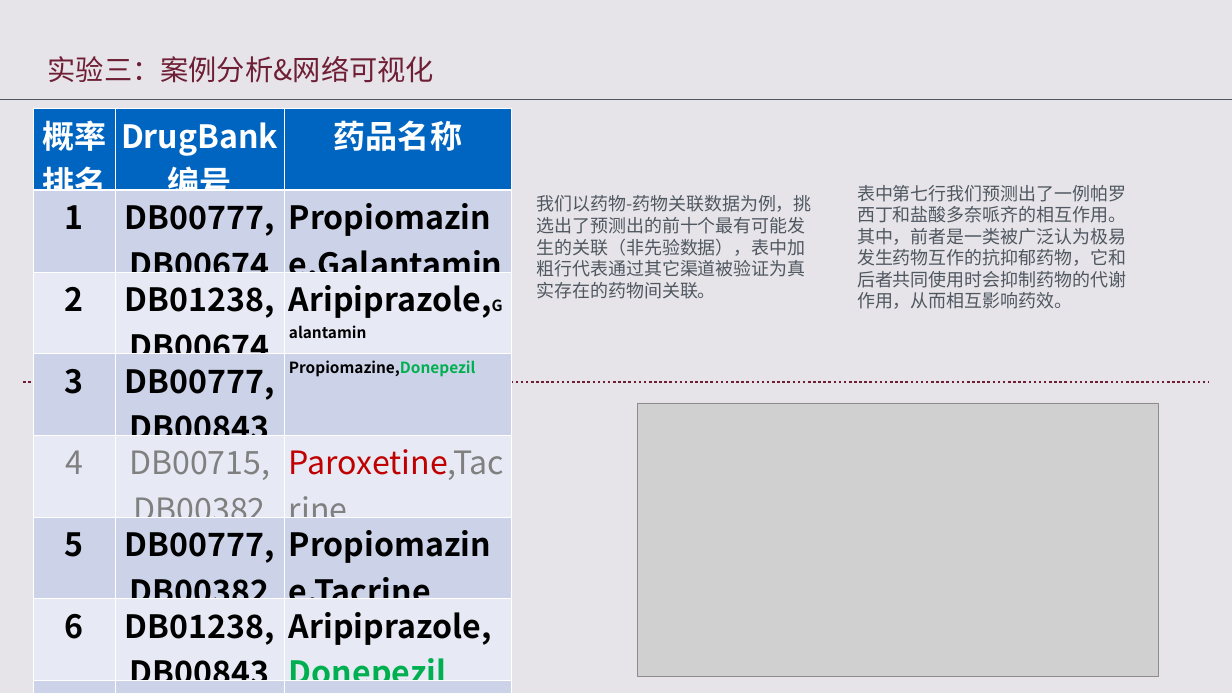
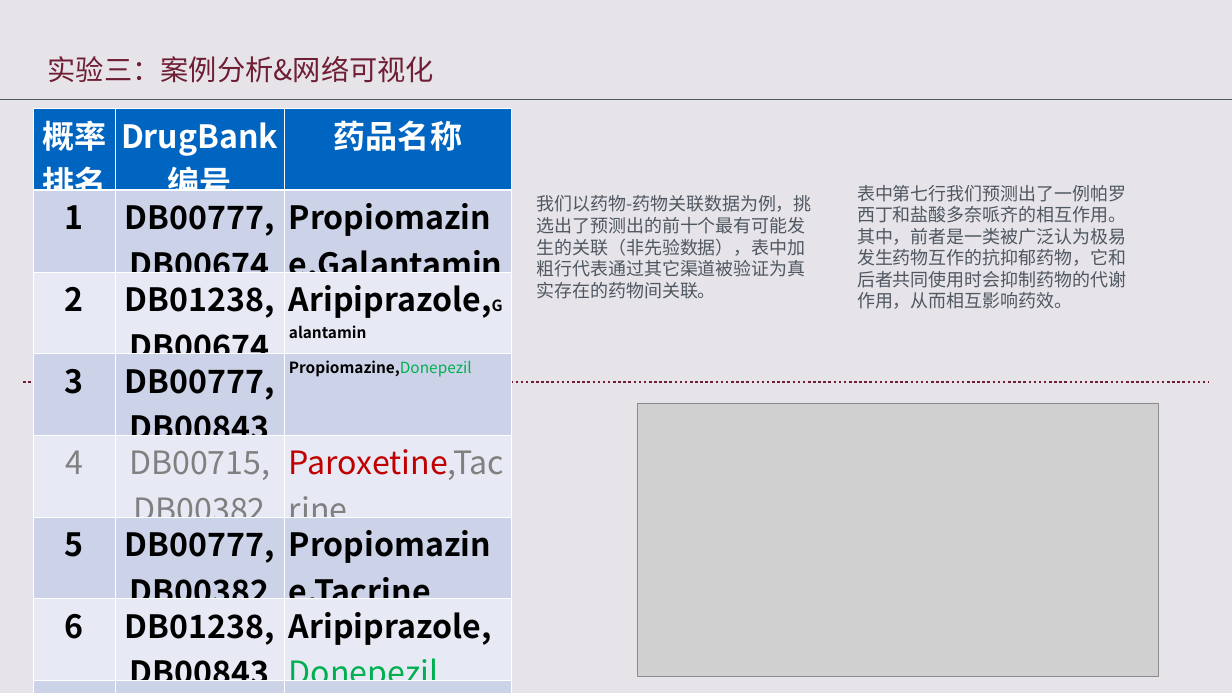
Before and after one commit to NKcqx/NKUBachelorThesis, a slide deck: slide 11 of 答辩/正式答辩_陈齐翔.pptx (slide 10 before the commit). Drawn at 1232x693 pixels with LibreOffice and Linux fonts; fonts in the diff are those of the drawing; grey boxes stand for pictures. Boxes give left, top, right and bottom in pixels: in the first picture for what was removed or moved away, otherwise in the second. Text is boxed around its words. In the diff, an @@ line names an element or a change of style, - is before the commit and + after.

```diff
--- a/答辩/正式答辩_陈齐翔.pptx
+++ b/答辩/正式答辩_陈齐翔.pptx
@@ table at (33,109,511,685) @@
@@ bold off in "Propiomazine,Donepezil", "Aripiprazole,Donepezil", "Paroxetine,Donepezil" @@
```
Also in this commit, not shown: 3 other slides changed, 2 slides added, 1 slide removed, 30 other files.
